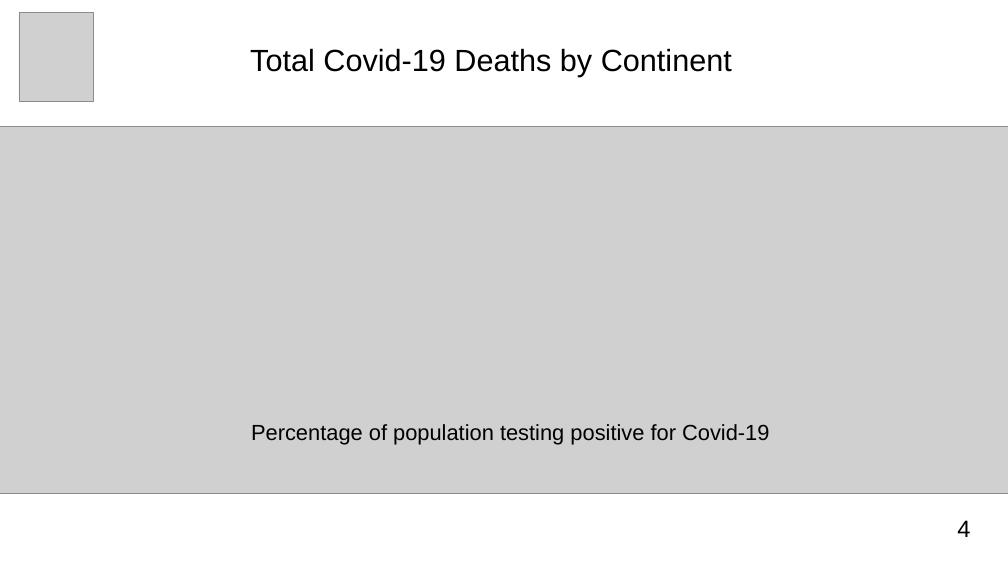
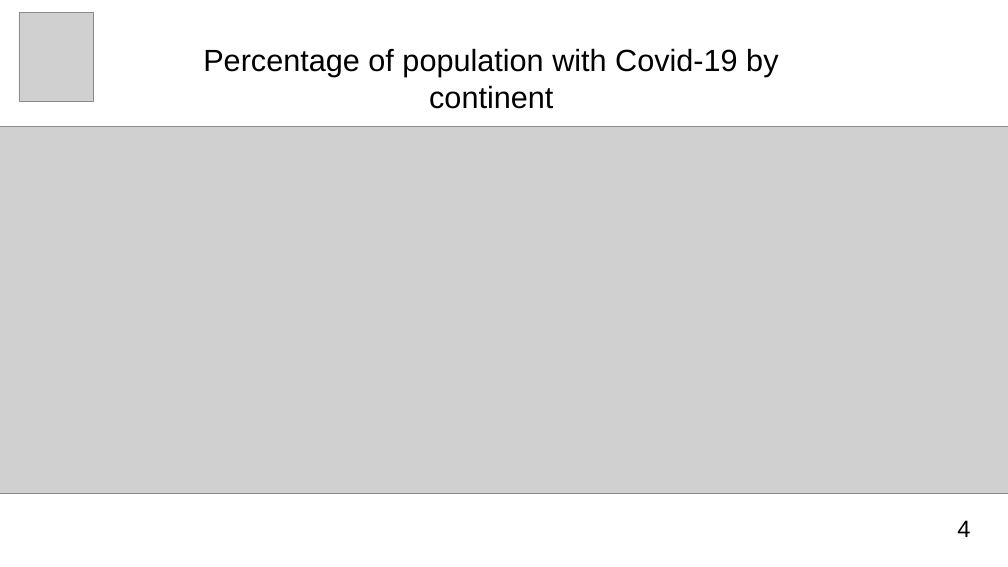
Before and after one commit to msdec321/DataAnalysisWorkbooks, a slide deck: slide 5 of Covid19/Covid19_dashboard.pptx. Drawn at 1008x567 pixels with LibreOffice and Linux fonts; fonts in the diff are those of the drawing; grey boxes stand for pictures. Boxes give left, top, right and bottom in pixels: in the first picture for what was removed or moved away, otherwise in the second. Text is boxed around its words. In the diff, an @@ line names an element or a change of style, - is before the commit and + after.

Commit message:
Updated pptx dashboard

```diff
--- a/Covid19/Covid19_dashboard.pptx
+++ b/Covid19/Covid19_dashboard.pptx
@@ text at (x1=203, y1=48, x2=778, y2=109): text changed @@
-Total Covid-19 Deaths by Continent
+Percentage of population with Covid-19 by continent
@@ text removed at (x1=251, y1=424, x2=769, y2=445) @@
-Percentage of population testing positive for Covid-19
```
